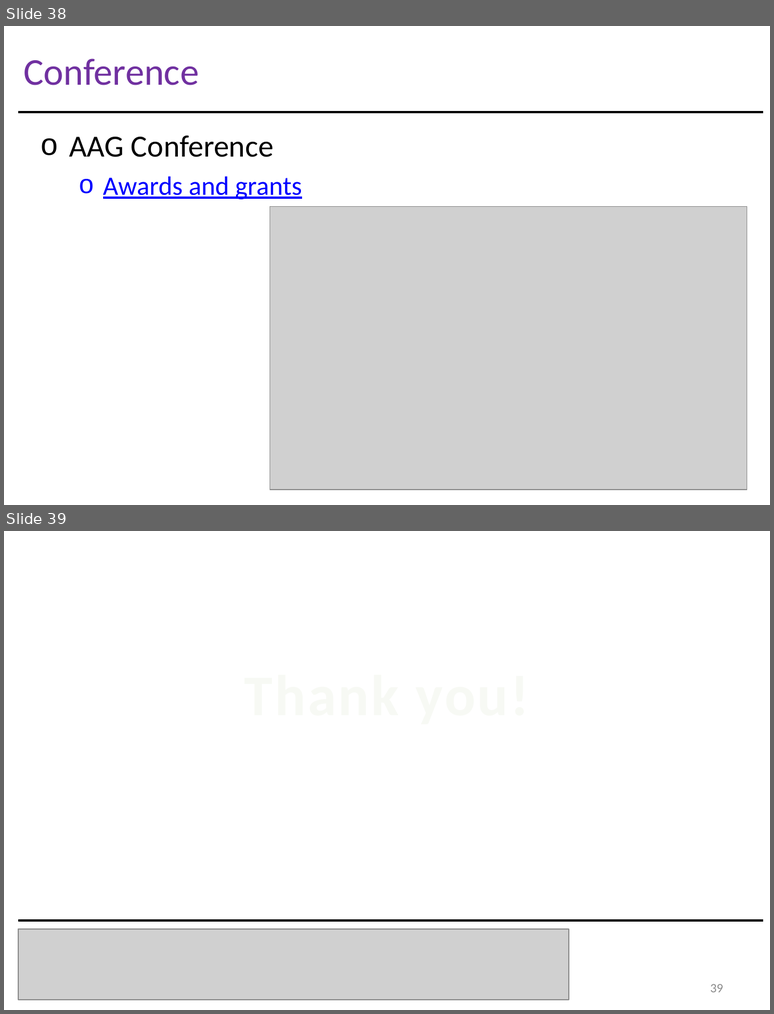
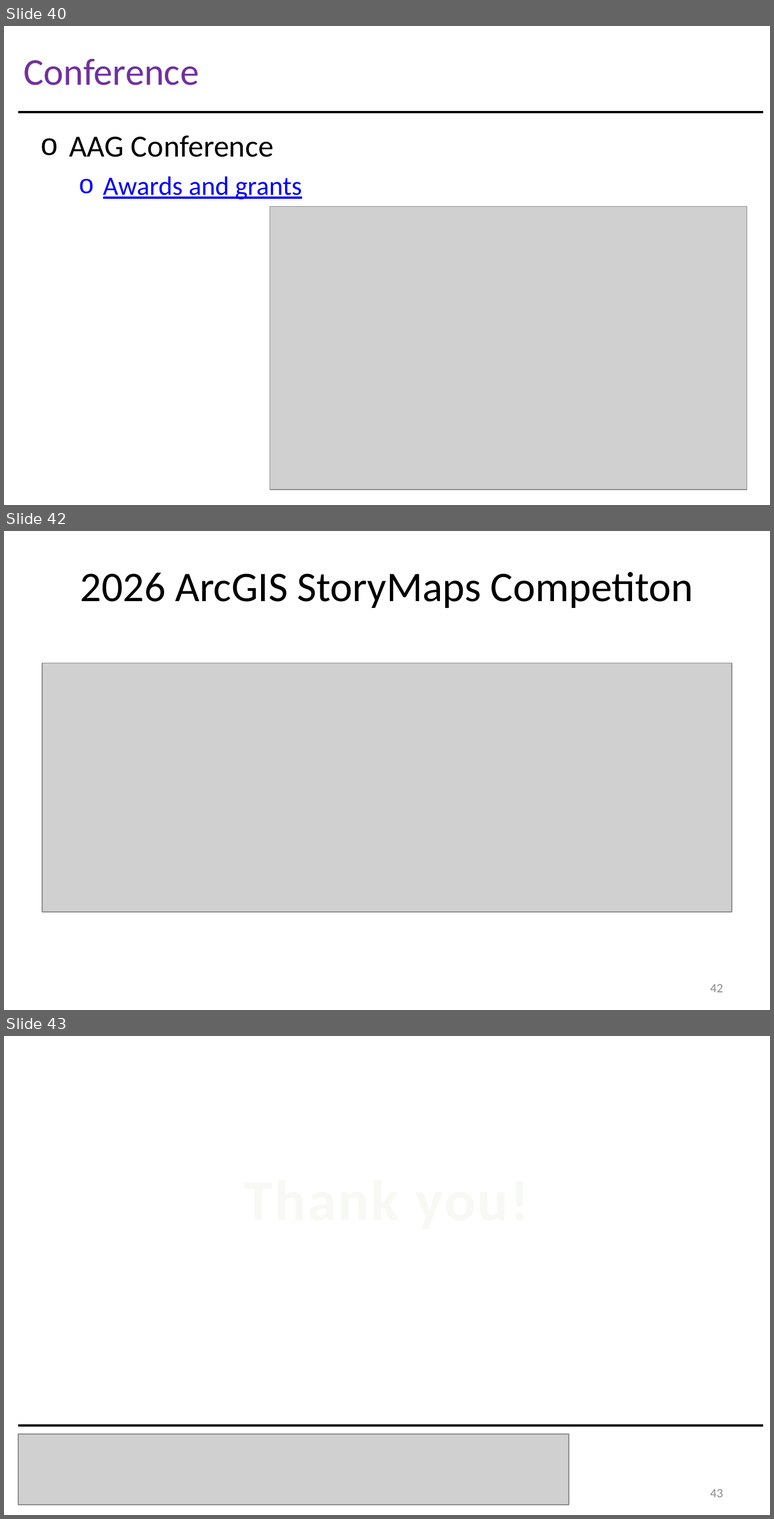
Before and after one commit to gisynw/Field_Techniques, a slide deck: docs/Lectures/week01/Lecture01_GEOG3319_Intro.pptx. Shown one above the other, each under a label of ours: slides 38 and 39 before the commit, slides 40, 42 and 43 after it; the slides between them are not shown. The pictures are 774x1014 and 774x1519 pixels, drawn with LibreOffice and Linux fonts; fonts in the diff are those of the drawing; grey boxes stand for pictures. Boxes give left, top, right and bottom in pixels: in the first picture for what was removed or moved away, otherwise in the second. Text is boxed around its words. In the diff, an @@ line names an element or a change of style, - is before the commit and + after.

```diff
--- a/docs/Lectures/week01/Lecture01_GEOG3319_Intro.pptx
+++ b/docs/Lectures/week01/Lecture01_GEOG3319_Intro.pptx
@@ slide 42 added at <box>4,531,770,1010</box>, background #FFFFFF @@
@@ title added at <box>80,572,694,608</box>, 35.6 pt, text #000000 @@
+2026 ArcGIS StoryMaps Competiton
@@ picture added at <box>42,663,732,912</box> @@
@@ page number added at <box>710,984,723,992</box>, 10.8 pt, text #8C8C8C @@
+42
@@ what was slide 38 is now slide 40 @@
@@ what was slide 39 is now slide 43 @@
@@ page number at <box>710,1489,723,1497</box>: text changed @@
-39
+43
```
Also in this commit, not shown: 10 slides changed, 4 other slides added, 1 slide removed, 5 other files.
